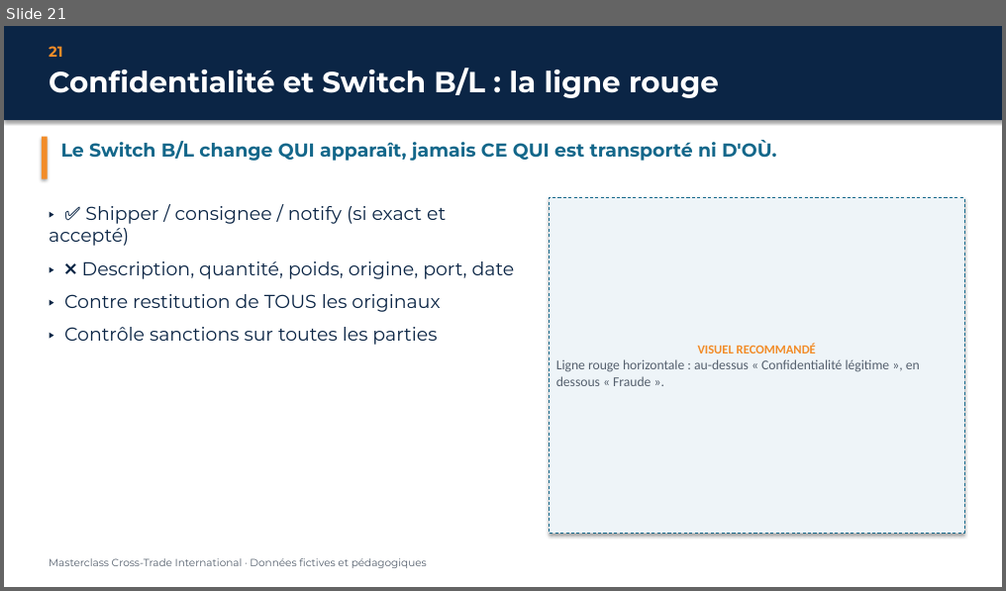
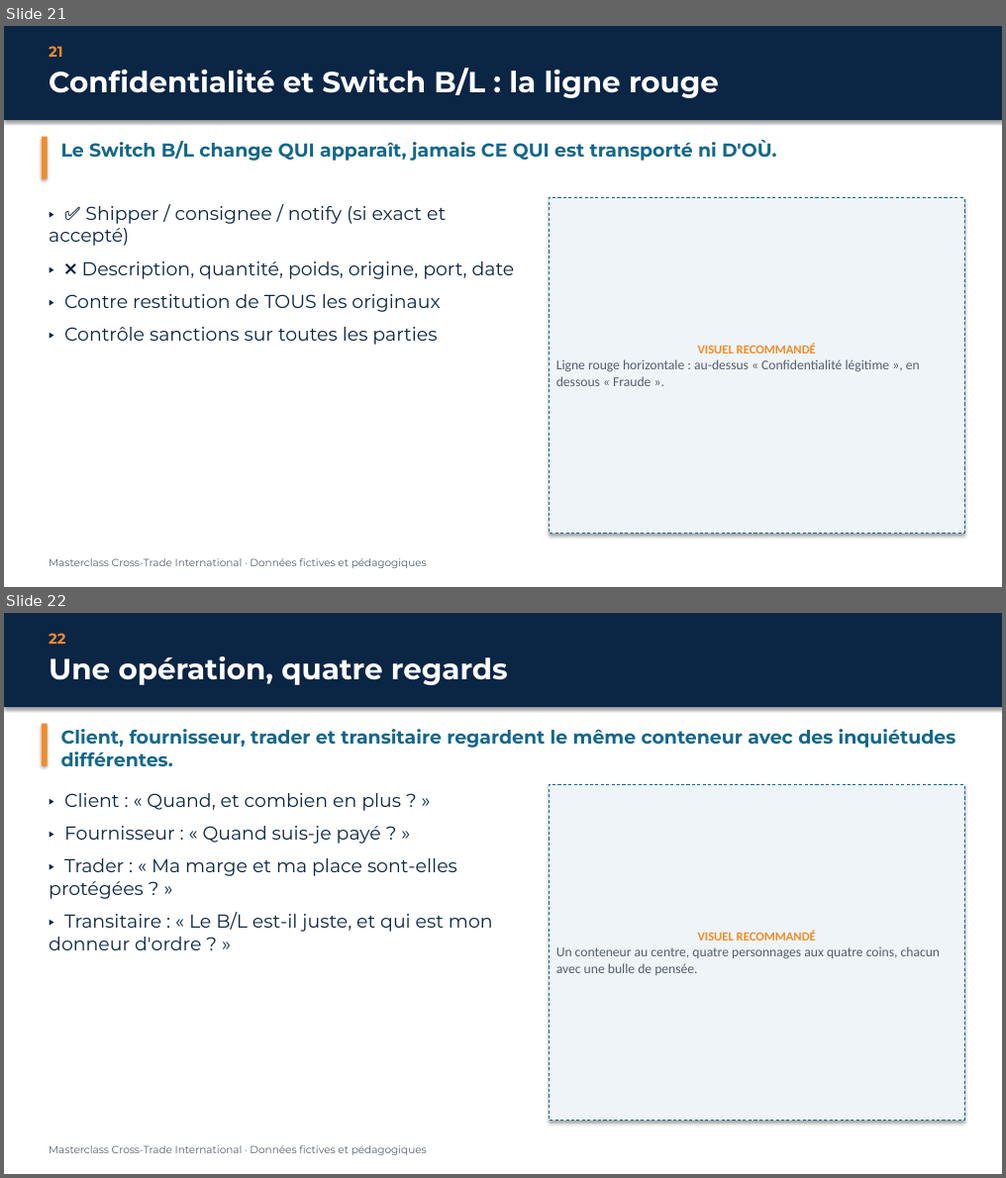
Before and after one commit to houzaifahr974-cyber/houzaifahr974-cyber, a slide deck: masterclass-cross-trade/Masterclass-Cross-Trade.pptx. Shown one above the other, each under a label of ours: slide 21 before the commit, slides 21 and 22 after it. The pictures are 1006x591 and 1006x1178 pixels, drawn with LibreOffice and Linux fonts; fonts in the diff are those of the drawing. Boxes give left, top, right and bottom in pixels: in the first picture for what was removed or moved away, otherwise in the second. Text is boxed around its words. In the diff, an @@ line names an element or a change of style, - is before the commit and + after.

```diff
--- a/masterclass-cross-trade/Masterclass-Cross-Trade.pptx
+++ b/masterclass-cross-trade/Masterclass-Cross-Trade.pptx
@@ slide 22 added at (4, 613, 1002, 1174), background #FFFFFF @@
@@ rectangle added at (4, 613, 1002, 707), fill #0B2545 @@
@@ text added at (49, 633, 65, 644), 14 pt, text #F28C28, bold @@
+22
@@ text added at (49, 657, 508, 685), 28 pt, text #FFFFFF, bold @@
+Une opération, quatre regards
@@ rectangle added at (42, 724, 48, 766), fill #F28C28 @@
@@ text added at (61, 729, 956, 766), 18 pt, text #13678A, bold @@
+Client, fournisseur, trader et transitaire regardent le même conteneur avec des inquiétudes différentes.
@@ rectangle added at (549, 785, 964, 1121), fill #EEF4F8, outline #13678A 0.75 pt dashed, 13 pt, text #55606E @@
+VISUEL RECOMMANDÉ
+Un conteneur au centre, quatre personnages aux quatre coins, chacun avec une bulle de pensée.
@@ text added at (49, 793, 493, 951), 18 pt, text #0B2545 @@
+▸ Client : « Quand, et combien en plus ? »
+▸ Fournisseur : « Quand suis-je payé ? »
+▸ Trader : « Ma marge et ma place sont-elles protégées ? »
+▸ Transitaire : « Le B/L est-il juste, et qui est mon donneur d'ordre ? »
@@ text added at (49, 1146, 427, 1156), 10 pt, text #55606E @@
+Masterclass Cross-Trade International · Données fictives et pédagogiques
```
Also in this commit, not shown: 14 slides changed, 1 other slide added, 9 other files.
